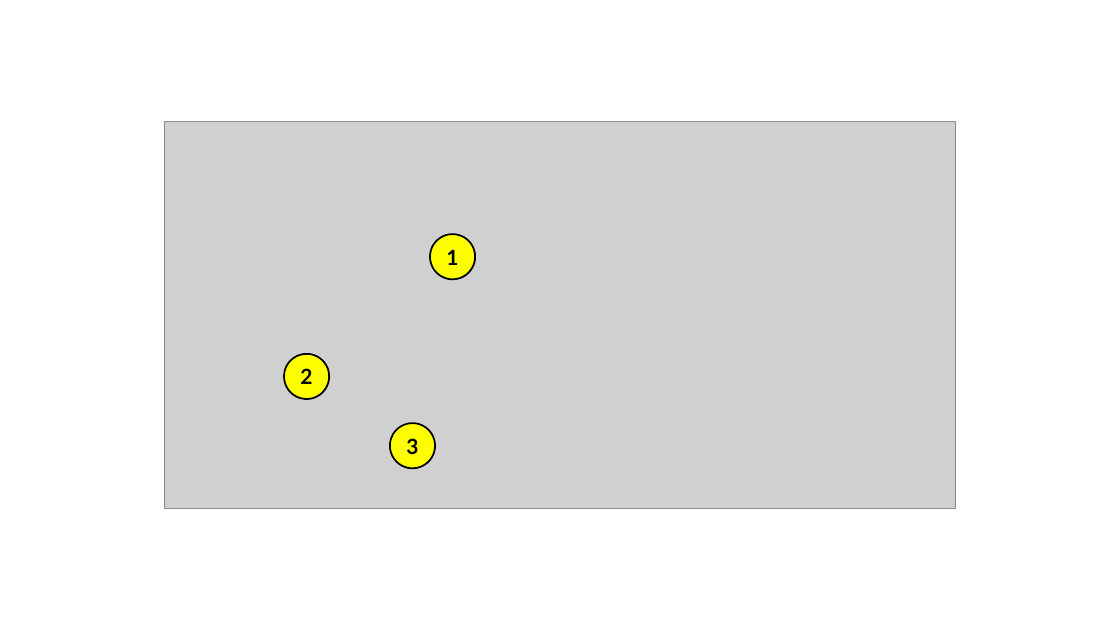
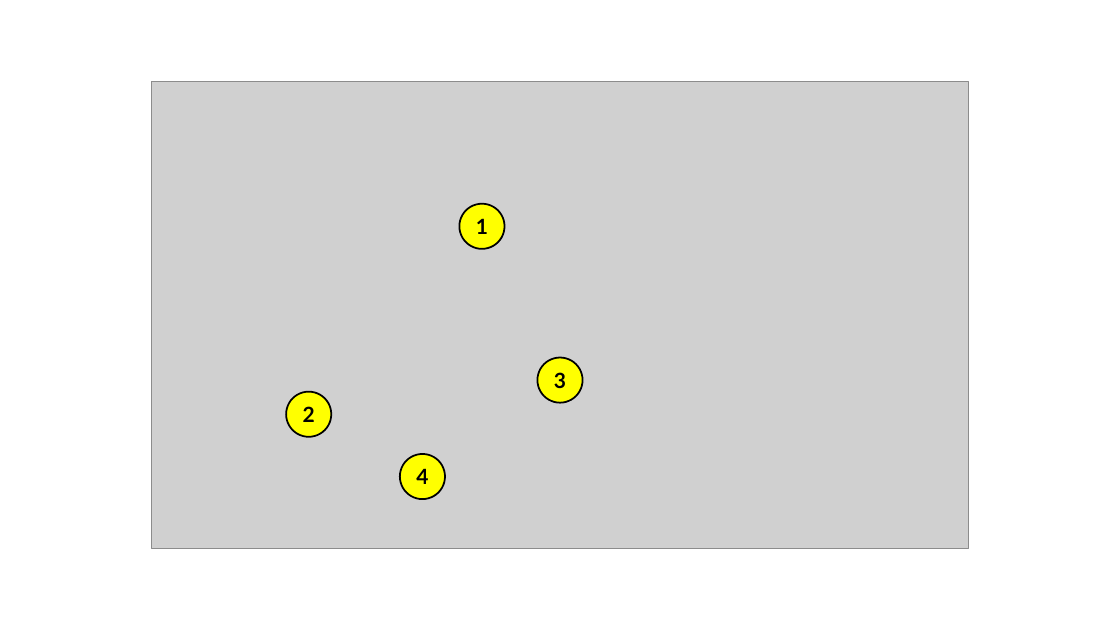
Before and after one commit to seanno/vdj, a slide deck: slide 3 of docs/VDJ User Manual Images.pptx. Drawn at 1120x630 pixels with LibreOffice and Linux fonts; fonts in the diff are those of the drawing; grey boxes stand for pictures. Boxes give left, top, right and bottom in pixels: in the first picture for what was removed or moved away, otherwise in the second. Text is boxed around its words. In the diff, an @@ line names an element or a change of style, - is before the commit and + after.

```diff
--- a/docs/VDJ User Manual Images.pptx
+++ b/docs/VDJ User Manual Images.pptx
@@ picture: place and size @@
-picture at <box>165,121,955,509</box>
+picture at <box>152,82,969,548</box>
@@ ellipse "1": place and size @@
-ellipse "1" at <box>430,234,476,280</box>
+ellipse "1" at <box>460,203,505,249</box>
@@ ellipse "3": place and size @@
-ellipse "3" at <box>390,423,435,469</box>
+ellipse "3" at <box>538,358,583,403</box>
@@ ellipse "2": place and size @@
-ellipse "2" at <box>284,354,329,399</box>
+ellipse "2" at <box>287,392,332,437</box>
@@ ellipse added at <box>400,454,445,499</box>, fill #FFFF00, outline #000000 1.5 pt, 18 pt, text #000000, bold @@
+4
```
Also in this commit, not shown: 1 other slide changed, 2 other files.
